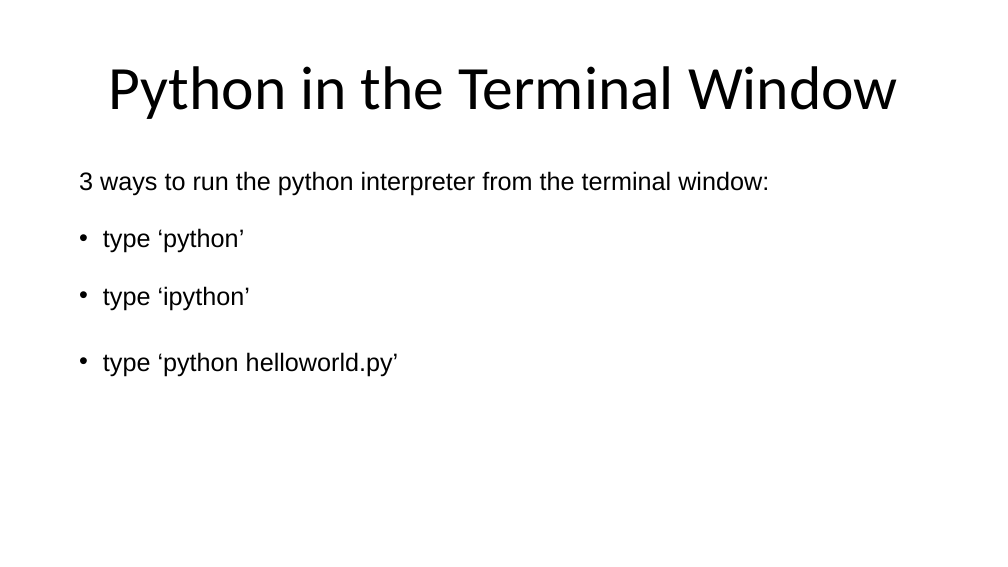
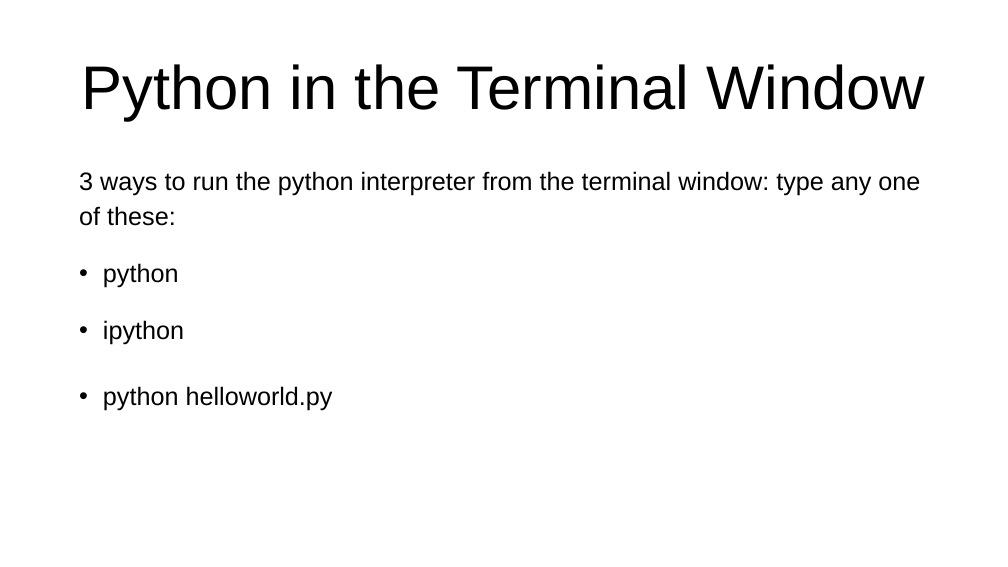
Before and after one commit to bodacea/datascienceforbeginners, a slide deck: slide 10 of Session 02 Python Basics.ppt (slide 8 before the commit). Drawn at 1008x567 pixels with LibreOffice and Linux fonts; fonts in the diff are those of the drawing. Boxes give left, top, right and bottom in pixels: in the first picture for what was removed or moved away, otherwise in the second. Text is boxed around its words. In the diff, an @@ line names an element or a change of style, - is before the commit and + after.

```diff
--- a/Session 02 Python Basics.ppt
+++ b/Session 02 Python Basics.ppt
@@ title "Python in the Terminal Window" at bbox=[81, 64, 925, 121]: font Calibri to Arial @@
@@ text at bbox=[79, 171, 920, 411]: text changed @@
-3 ways to run the python interpreter from the terminal window:
-• type ‘python’
-• type ‘ipython’
-• type ‘python helloworld.py’
+3 ways to run the python interpreter from the terminal window: type any one of these:
+• python
+• ipython
+• python helloworld.py
```
Also in this commit, not shown: 25 other slides changed, 8 slides added, 5 slides removed.
